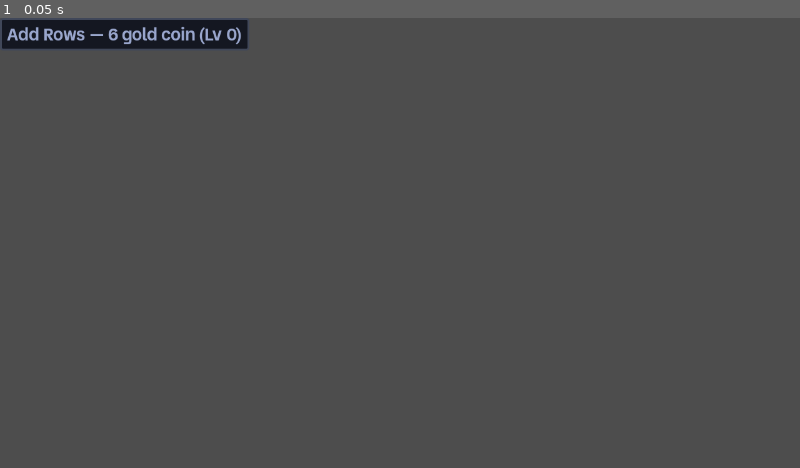
Above: before the commit, frame 1.
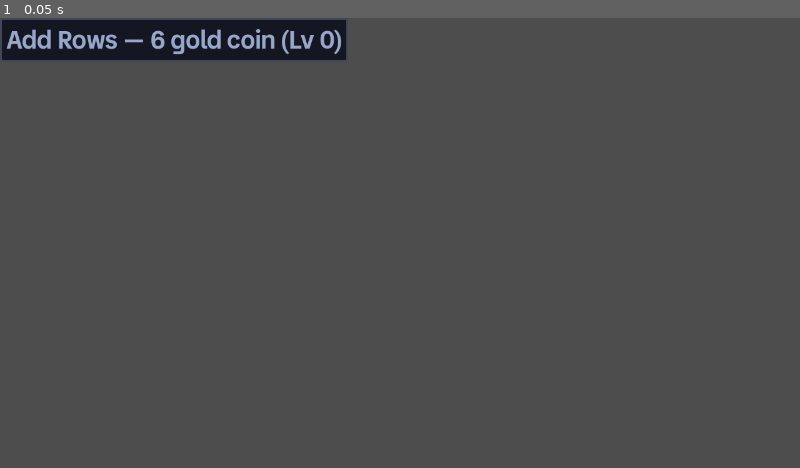
Above: after the commit, the same moment.

Repository: kjbrown-sandbox/pleenko
Game: Godot game, scene res://entities/upgrade_row/upgrade_row.tscn
Same seed, same stepped clock (60 frames per second), same inputs: the game is played once before the commit and once after it. This scene is started directly instead of the project's main scene.
Inputs:
- Up to frame 1 (0.05 s): no input

The runs differ from the first frame. In frame 1, 2.6% of the frame differs, in the area x 0-44%, y 0-10%.

Commit message:
More upgrade tweaks

Diff:
--- a/entities/bucket/bucket.tscn
+++ b/entities/bucket/bucket.tscn
@@ -1,16 +1,16 @@
-[gd_scene load_steps=3 format=3 uid="uid://d3prgdcs44ov5"]
+[gd_scene format=3 uid="uid://d3prgdcs44ov5"]
 
-[ext_resource type="Script" path="res://entities/bucket/bucket.gd" id="1_wnq05"]
+[ext_resource type="Script" uid="uid://rm4ofwgeqr3d" path="res://entities/bucket/bucket.gd" id="1_wnq05"]
 
 [sub_resource type="BoxMesh" id="BoxMesh_avjfo"]
 size = Vector3(0.9, 0.03, 0.05)
 
-[node name="Bucket" type="Node3D"]
+[node name="Bucket" type="Node3D" unique_id=53163307]
 script = ExtResource("1_wnq05")
 
-[node name="MeshInstance3D" type="MeshInstance3D" parent="."]
+[node name="MeshInstance3D" type="MeshInstance3D" parent="." unique_id=1637234369]
 mesh = SubResource("BoxMesh_avjfo")
 
-[node name="BucketValue" type="Label3D" parent="."]
+[node name="BucketValue" type="Label3D" parent="." unique_id=2013189851]
 offset = Vector2(2.08165e-12, -29)
 text = "5"
--- a/entities/plinko_board/upgrade_section.tscn
+++ b/entities/plinko_board/upgrade_section.tscn
@@ -6,15 +6,12 @@
 script = ExtResource("1_lrn56")
 
 [node name="Upgrades" type="VBoxContainer" parent="." unique_id=107140261]
-anchors_preset = 8
-anchor_left = 0.5
-anchor_top = 0.5
-anchor_right = 0.5
-anchor_bottom = 0.5
-offset_left = 960.0
-offset_top = 40.0
-offset_right = 1000.0
-offset_bottom = 80.0
-grow_horizontal = 2
-grow_vertical = 2
-theme_override_constants/separation = 20
+anchors_preset = 1
+anchor_left = 1.0
+anchor_right = 1.0
+offset_left = 870.0
+offset_top = 50.0
+offset_right = 1670.0
+offset_bottom = 90.0
+grow_horizontal = 0
+theme_override_constants/separation = 30
--- a/style_lab/visual_theme.gd
+++ b/style_lab/visual_theme.gd
@@ -111,7 +111,7 @@
 @export var button_hovered_source: Palette = Palette.BG_6
 @export var button_text_source: Palette = Palette.BG_6
 @export var button_font: Font
-@export var button_font_size := 28
+@export var button_font_size := 40
 @export var button_padding := Vector2(16, 5)                      # horizontal, vertical
 @export var button_border_radius := 4
 @export var button_border_width := 3
